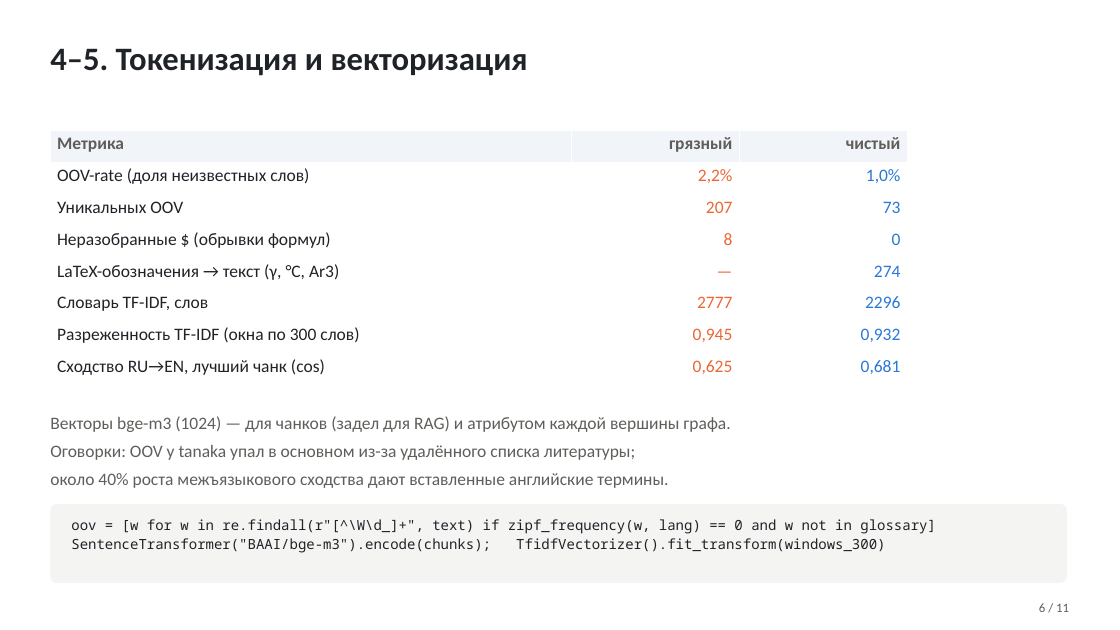
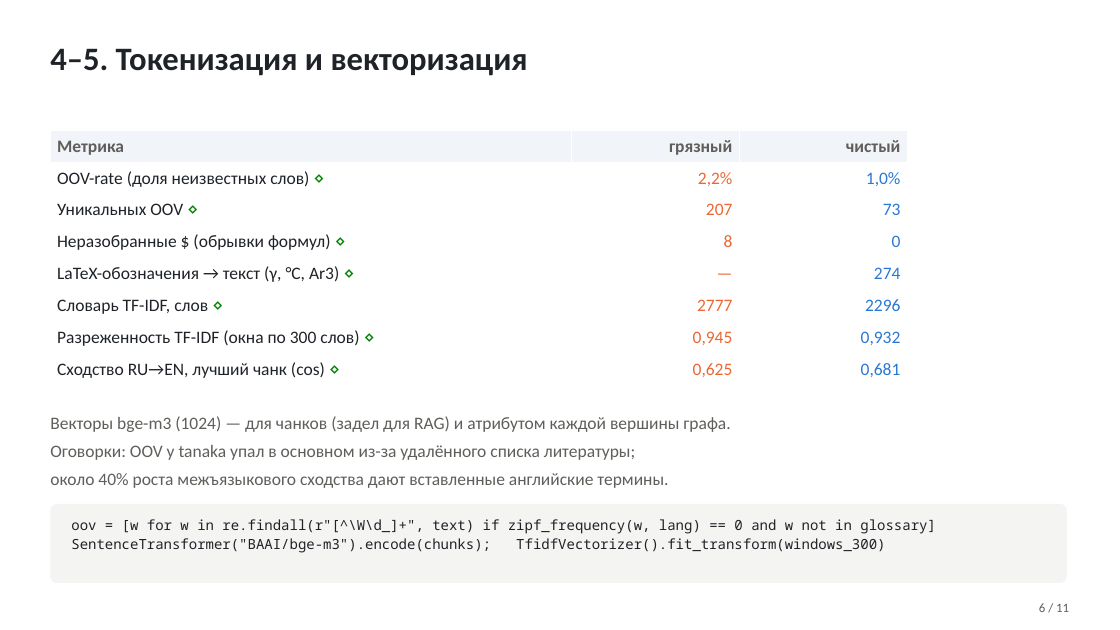
Before and after one commit to TeaDove/mam-26-1, a slide deck: slide 6 of 1-graph/lab-2/results/presentation.pptx. Drawn at 1120x630 pixels with LibreOffice and Linux fonts; fonts in the diff are those of the drawing. Boxes give left, top, right and bottom in pixels: in the first picture for what was removed or moved away, otherwise in the second. Text is boxed around its words. In the diff, an @@ line names an element or a change of style, - is before the commit and + after.

```diff
--- a/1-graph/lab-2/results/presentation.pptx
+++ b/1-graph/lab-2/results/presentation.pptx
@@ table at [50, 130, 907, 386] @@
-row 2, column 1: OOV-rate (доля неизвестных слов)
+row 2, column 1: OOV-rate (доля неизвестных слов) ⋄
-row 3, column 1: Уникальных OOV
+row 3, column 1: Уникальных OOV ⋄
-row 4, column 1: Неразобранные $ (обрывки формул)
+row 4, column 1: Неразобранные $ (обрывки формул) ⋄
-row 5, column 1: LaTeX-обозначения → текст (γ, °C, Ar3)
+row 5, column 1: LaTeX-обозначения → текст (γ, °C, Ar3) ⋄
-row 6, column 1: Словарь TF-IDF, слов
+row 6, column 1: Словарь TF-IDF, слов ⋄
-row 7, column 1: Разреженность TF-IDF (окна по 300 слов)
+row 7, column 1: Разреженность TF-IDF (окна по 300 слов) ⋄
-row 8, column 1: Сходство RU→EN, лучший чанк (cos)
+row 8, column 1: Сходство RU→EN, лучший чанк (cos) ⋄
```
Also in this commit, not shown: 8 other slides changed, 1 other file.
